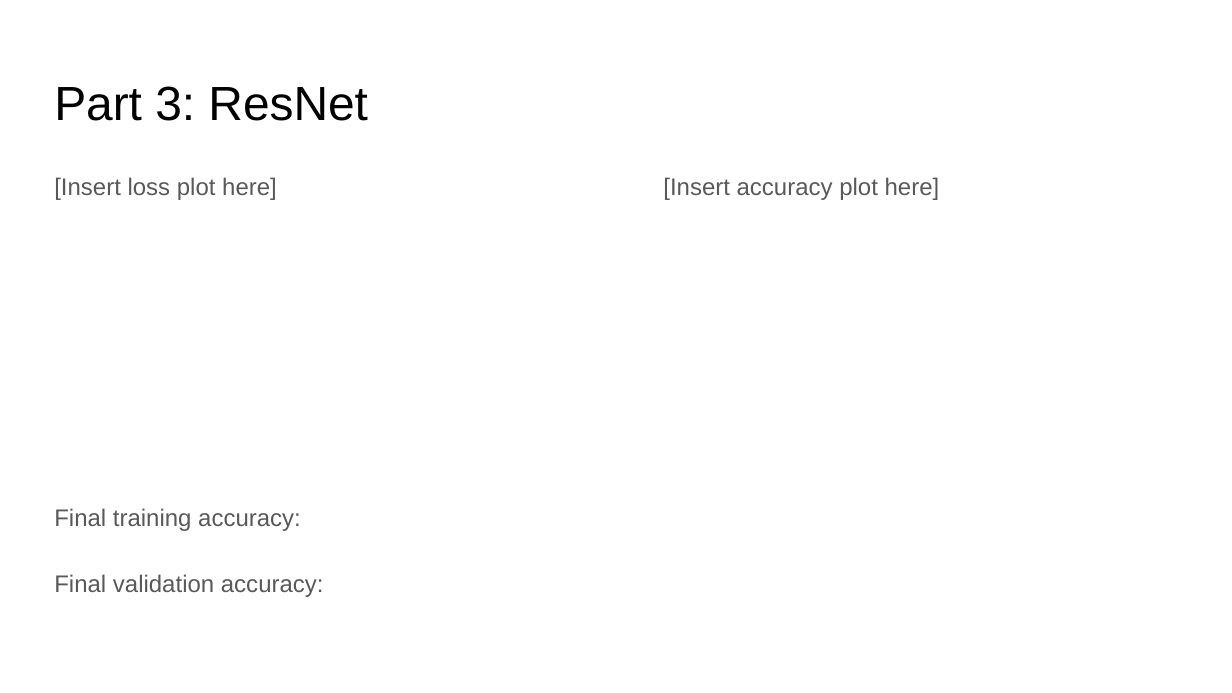
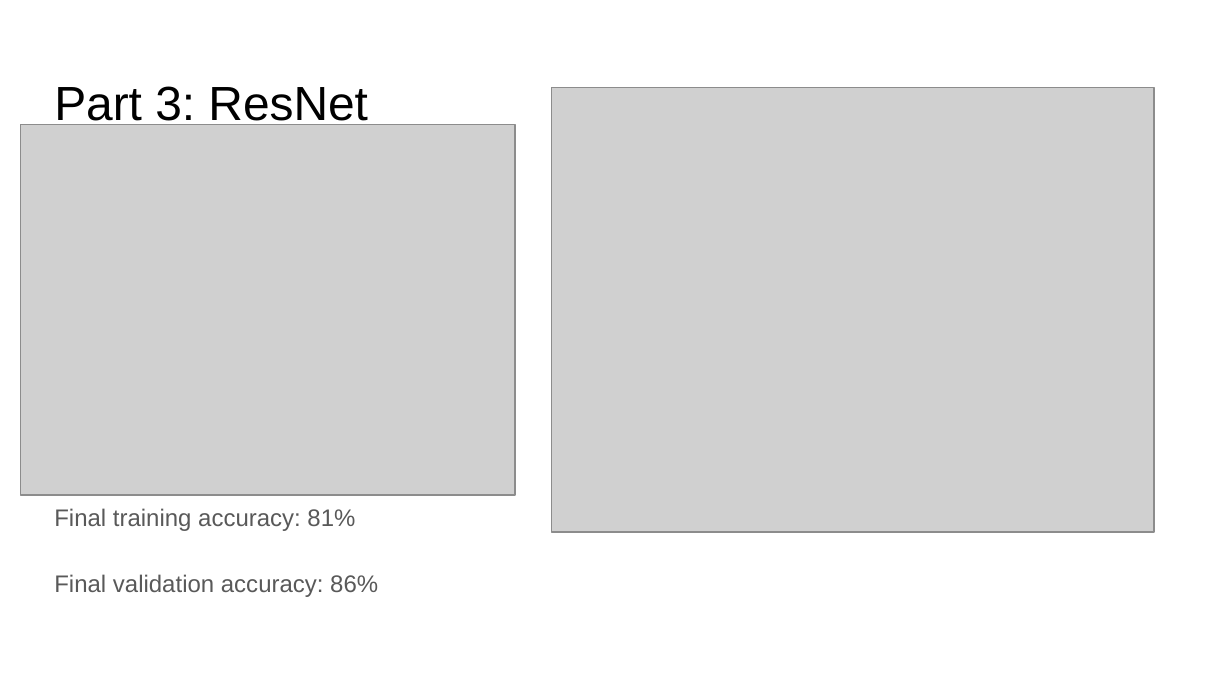
Before and after one commit to anirudh-arunkumar/ComputerVision, a slide deck: slide 7 of project-3-main/docs/proj3_report.pptx. Drawn at 1232x693 pixels with LibreOffice and Linux fonts; fonts in the diff are those of the drawing; grey boxes stand for pictures. Boxes give left, top, right and bottom in pixels: in the first picture for what was removed or moved away, otherwise in the second. Text is boxed around its words. In the diff, an @@ line names an element or a change of style, - is before the commit and + after.

```diff
--- a/project-3-main/docs/proj3_report.pptx
+++ b/project-3-main/docs/proj3_report.pptx
@@ picture added at box(551, 87, 1153, 532) @@
@@ picture added at box(20, 124, 515, 495) @@
@@ text removed at box(663, 177, 940, 200) @@
-[Insert accuracy plot here]
@@ text at box(54, 508, 378, 597): text changed @@
-Final training accuracy:
-Final validation accuracy:
+Final training accuracy: 81%
+Final validation accuracy: 86%
```
Also in this commit, not shown: 12 other slides changed, 1 slide added, 1 slide removed, 14 other files.
